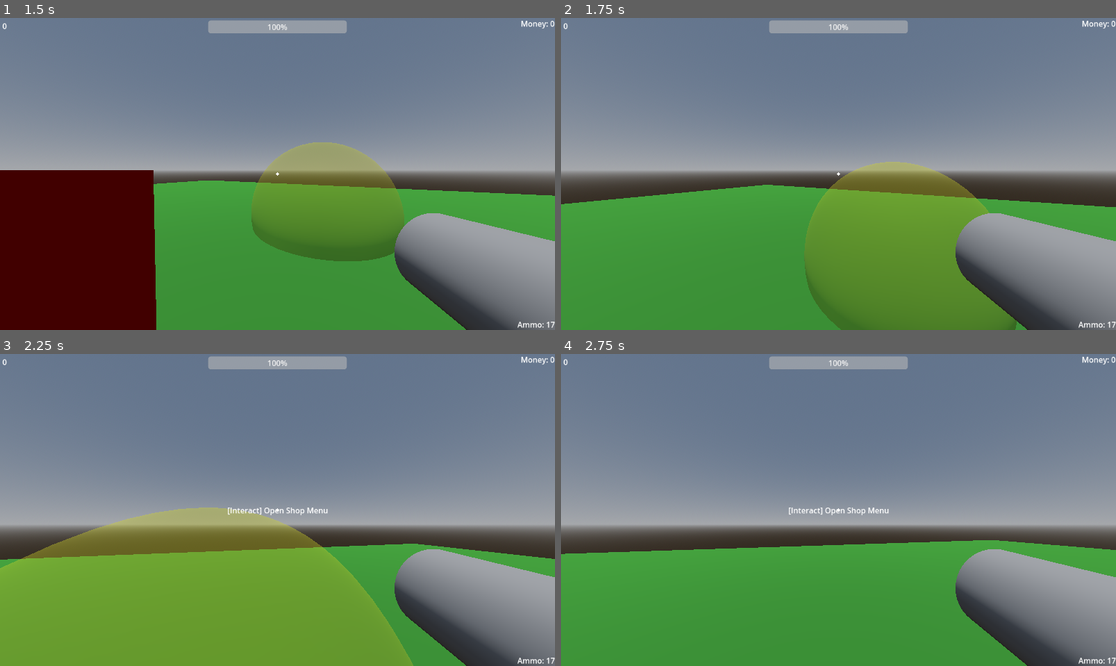
Above: before the commit, frames 1-4 (two rows, left to right).
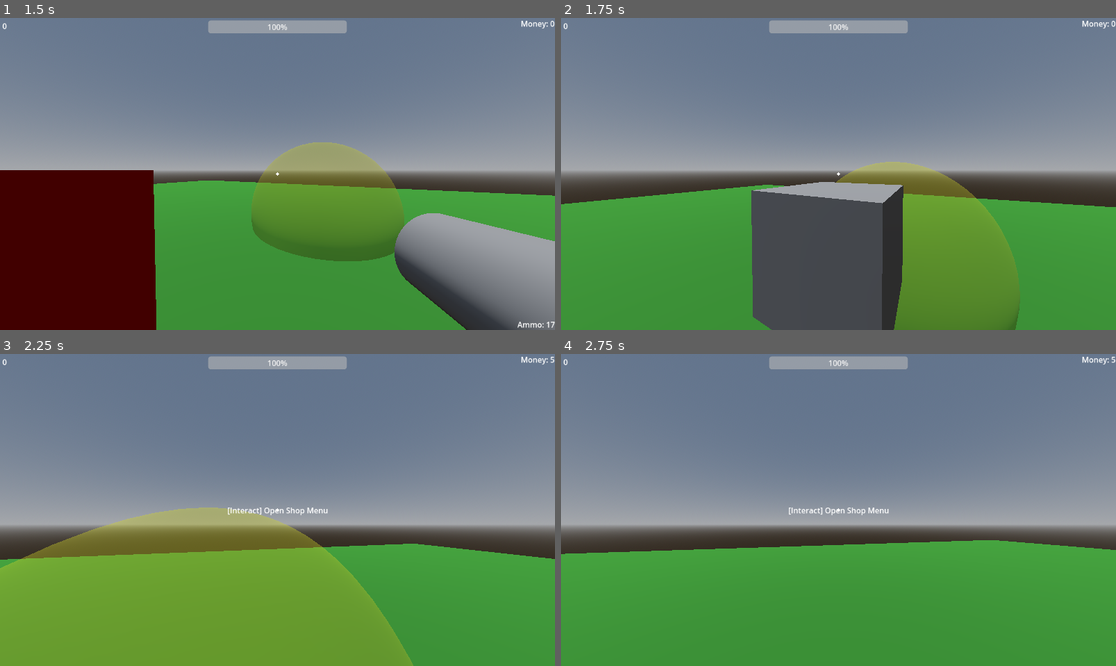
Above: after the commit, the same moments.

Repository: pneumatick/godot-project-a
Game: Godot game, scene res://Scenes/3d_scene_root.tscn
The game is run twice, just before and just after one commit, with the same random seed, the same clock (stepped at 60 frames per second) and the same inputs.
Inputs (mouse positions are in pixels of both pictures, inside the frame that each line leads up to):
- Up to frame 1 (1.5 s): tap Enter (ui_accept) at 0.5, 0.77 s; move the mouse to (305, 174) at 0.52 s; hold Mouse wheel up (next_item) 0.53-1.28 s; hold W (move_forward) from 0.53 s (still down); tap Mouse wheel down (previous_item) at 0.8, 1.35 s; move the mouse to (249, 174) at 1.27 s
- Up to frame 2 (1.75 s): keep holding W (move_forward); tap Enter (ui_accept) at 1.52 s; tap G (throw_item) at 1.55 s
- Up to frame 3 (2.25 s): keep holding W (move_forward); move the mouse to (288, 503) at 2.02 s; hold G (throw_item) from 2.03 s (still down)
- Up to frame 4 (2.75 s): keep holding W (move_forward); keep holding G (throw_item); tap Mouse wheel up (next_item) at 2.3 s

Frame 1 is identical in both runs. In frame 2, 21% of the frame differs, in the area x 34-100%, y 52-100%; in frame 3, 8.4%; in frame 4, 8.4%.

Commit message:
Add ability to throw pistol; refactor code to allow empty hand upon throwing

Diff:
--- /dev/null
+++ b/Scenes/pistol_object.tscn
@@ -0,0 +1,30 @@
+[gd_scene load_steps=5 format=3 uid="uid://uy35jjjtt7f2"]
+
+[ext_resource type="Script" uid="uid://caftax4sau71h" path="res://Scripts/thrown_weapon.gd" id="1_8u2dq"]
+
+[sub_resource type="BoxShape3D" id="BoxShape3D_5clpd"]
+
+[sub_resource type="BoxMesh" id="BoxMesh_enecq"]
+
+[sub_resource type="BoxShape3D" id="BoxShape3D_0eyra"]
+
+[node name="Pistol Object" type="RigidBody3D"]
+collision_layer = 12
+collision_mask = 4
+script = ExtResource("1_8u2dq")
+item_name = "Pistol"
+value = 5
+
+[node name="CollisionShape3D" type="CollisionShape3D" parent="."]
+shape = SubResource("BoxShape3D_5clpd")
+
+[node name="MeshInstance3D" type="MeshInstance3D" parent="."]
+mesh = SubResource("BoxMesh_enecq")
+
+[node name="Collection Area" type="Area3D" parent="."]
+transform = Transform3D(1.1, 0, 0, 0, 1.1, 0, 0, 0, 1.1, 0, 0, 0)
+
+[node name="CollisionShape3D" type="CollisionShape3D" parent="Collection Area"]
+shape = SubResource("BoxShape3D_0eyra")
+
+[connection signal="body_entered" from="Collection Area" to="." method="_on_collection_area_body_entered"]
--- a/Scripts/hud.gd
+++ b/Scripts/hud.gd
@@ -8,6 +8,8 @@
 # Called when the node enters the scene tree for the first time.
 func _ready() -> void:
 	player.money_change.connect(_on_player_money_change)
+	player.weapon_equipped.connect(_on_player_weapon_equipped)
+	player.hand_empty.connect(_on_player_hand_empty)
 	interact_label.visible = false
 
 # Called every frame. 'delta' is the elapsed time since the previous frame.
@@ -15,6 +17,7 @@
 	pass
 
 func _on_player_weapon_equipped(weapon: Node) -> void:
+	print("HUD received weapon equipped signal")
 	ammo_label.text = "Ammo: %s" % str(weapon.current_ammo)
 
 func _on_player_death() -> void:
@@ -25,3 +28,6 @@
 
 func _on_player_weapon_reloaded(weapon: Node) -> void:
 	_on_player_weapon_equipped(weapon)
+
+func _on_player_hand_empty() -> void:
+	ammo_label.text = ""
--- a/Scripts/player.gd
+++ b/Scripts/player.gd
@@ -6,6 +6,7 @@
 signal weapon_reloaded
 signal weapon_picked_up
 signal money_change
+signal hand_empty
 
 const SPEED = 5.0
 const JUMP_VELOCITY = 4.5
@@ -53,6 +54,7 @@
 	_weapon_scenes["Rifle"] = preload("res://Scenes/rifle.tscn")
 	_weapon_scenes["Pistol"] = preload("res://Scenes/pistol.tscn")
 	_weapon_object_scenes["Rifle"] = preload("res://Scenes/rifle_object.tscn")
+	_weapon_object_scenes["Pistol"] = preload("res://Scenes/pistol_object.tscn")
 
 	spawn.emit()						# Probably not supposed to be here...
 
@@ -91,10 +93,11 @@
 		_rotation_input = -event.relative.x * mouse_sensitivity
 		_tilt_input = -event.relative.y * mouse_sensitivity
 	elif event.is_action_pressed("previous_item"):
-		if len(_items) > 0:
+		if _items.size() > 0:
 			_equip_item(_equipped_item_idx - 1)
 	elif event.is_action_pressed("next_item"):
-		_equip_item(_equipped_item_idx + 1)
+		if _items.size() > 0:
+			_equip_item(_equipped_item_idx + 1)
 	elif event.is_action_pressed("throw_item"):
 		throw_current_item()
 
@@ -190,14 +193,20 @@
 
 # Equip held item
 func _equip_item(idx: int) -> void:
-	# Unequip current item if necessary
+	if _items.size() == 0:
+		hand_empty.emit()
+		return
+
 	if _items.size() > 1:
+		# Unequip (previously) equipped item
 		_items[_equipped_item_idx].unequip()
 
+	# Equip item
 	idx = wrapi(idx, 0, _items.size())
 	_items[idx].equip()
 	weapon_equipped.emit(_items[idx])
 	_equipped_item_idx = idx
+
 
 # Add an item to the player's inventory (and hand, at least for now)
 func add_item(item_name: String, amount: int = -1):
@@ -226,22 +235,34 @@
 	else:
 		print("Unknown item %s" % item_name)
 
-func remove_item(item_name: String) -> bool:
-	var removed = true
+#func remove_item(item_name: String) -> bool:
+func remove_item(item: Node3D = null, name: String = "") -> bool:
+	var removed = false
+
+	var item_name : String
+	if name != "":
+		item_name = name
+	elif item:
+		item_name = item.name
+	else:
+		print("Error: Item removal without specifying item node or name")
+		return false
 
 	print("Removing %s" % item_name)
-	if _inventory.has(item_name):
-		for i in range(_items.size()):
-			if _items[i] == _inventory[item_name]:
-				_items.remove_at(i)
-				# Equip the next item if possible
-				_equip_item(wrapi(i + 1, 0, _items.size()))
-				break
+	for i in range(_items.size()):
+		if _items[i] == _inventory[item_name]:
+			_items.remove_at(i)
+			removed = true
+			# Equip the next item if possible
+			#_equip_item(wrapi(i + 1, 0, _items.size()))
+			break
+
+	if removed:
 		_inventory[item_name].queue_free()
 		_inventory.erase(item_name)
-	else:
-		print("Player does not have %s" % item_name)
-		removed = false
+
+		# Assume hand remains empty after removal
+		hand_empty.emit()
 
 	return removed
 
@@ -291,4 +312,5 @@
 		thrown.apply_impulse(impulse, forward * 15)
 
 		# Remove the item
-		remove_item(current_item.name)
+		#remove_item(current_item.name)
+		remove_item(current_item)
--- a/Scripts/shop_ui.gd
+++ b/Scripts/shop_ui.gd
@@ -25,7 +25,7 @@
 		print("Player does not have enough money")
 
 func _on_sell_rifle_pressed():
-	var removed = _player.remove_item("Rifle")
+	var removed = _player.remove_item(null, "Rifle")
 	if removed:
 		_player.add_money(25)
 		print("Player sold a rifle!")
--- a/Scripts/thrown_weapon.gd
+++ b/Scripts/thrown_weapon.gd
@@ -1,8 +1,9 @@
 extends RigidBody3D
 
-var ammo : int = 0
 var type : String = "Weapon"
-
+# These variables are manually set upon instantiation in the Player script
+# (at least for now)
+var ammo : int = -1
 var prev_owner : CharacterBody3D
 
 @export var item_name : String
